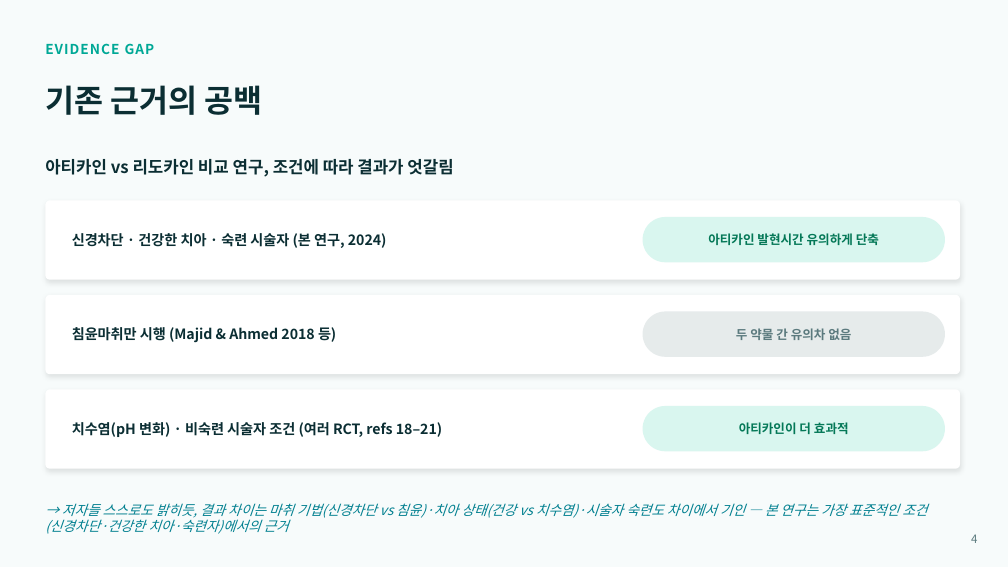
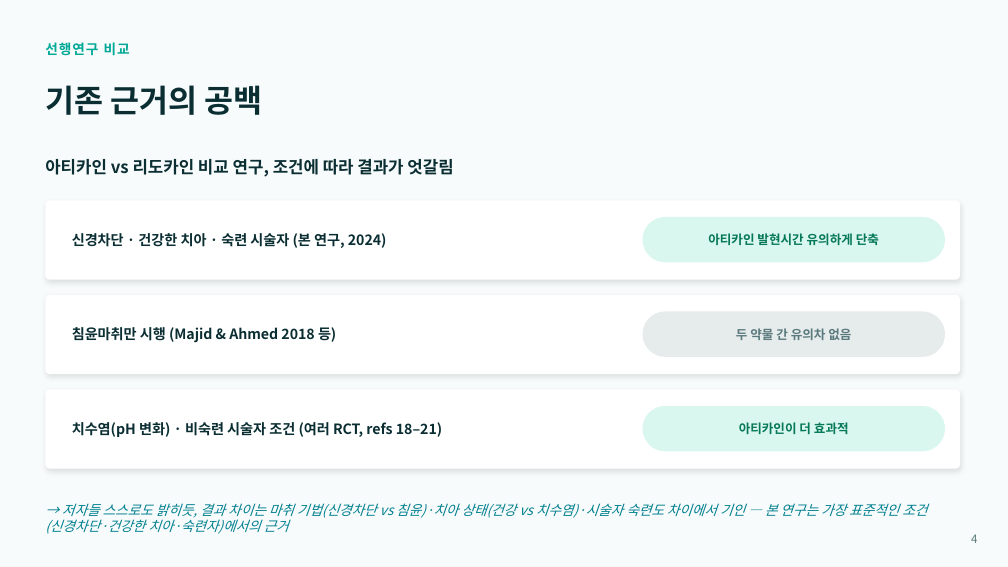
Before and after one commit to yojokem/-, a slide deck: slide 4 of 치과약리학실험2-논문발표/치과약리학실험2_논문발표.pptx. Drawn at 1008x567 pixels with LibreOffice and Linux fonts; fonts in the diff are those of the drawing. Boxes give left, top, right and bottom in pixels: in the first picture for what was removed or moved away, otherwise in the second. Text is boxed around its words. In the diff, an @@ line names an element or a change of style, - is before the commit and + after.

```diff
--- a/치과약리학실험2-논문발표/치과약리학실험2_논문발표.pptx
+++ b/치과약리학실험2-논문발표/치과약리학실험2_논문발표.pptx
@@ text at bbox=[45, 42, 130, 56]: text changed @@
-EVIDENCE GAP
+선행연구 비교
```
Also in this commit, not shown: 10 other slides changed, 1 other file.
